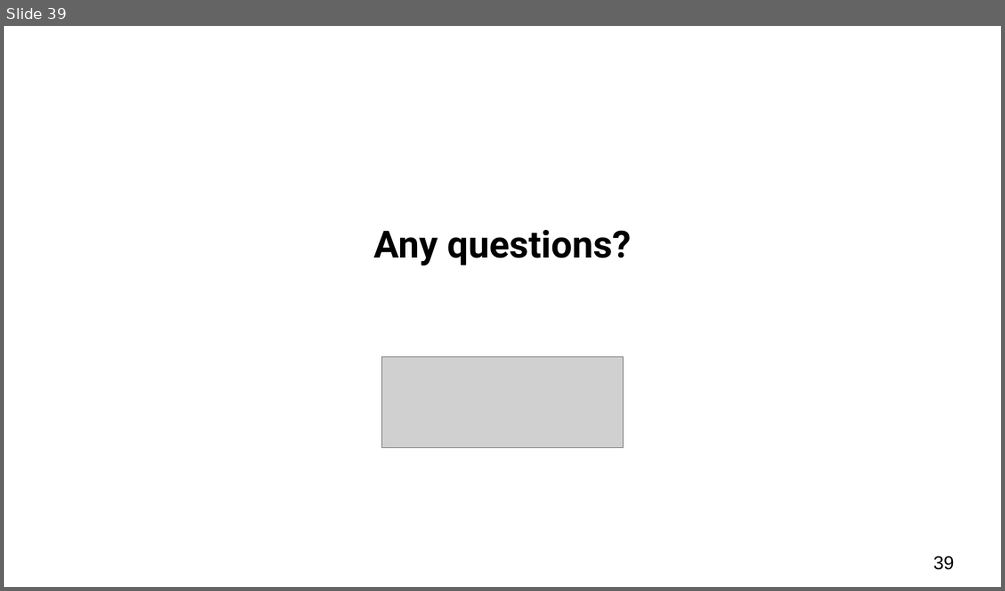
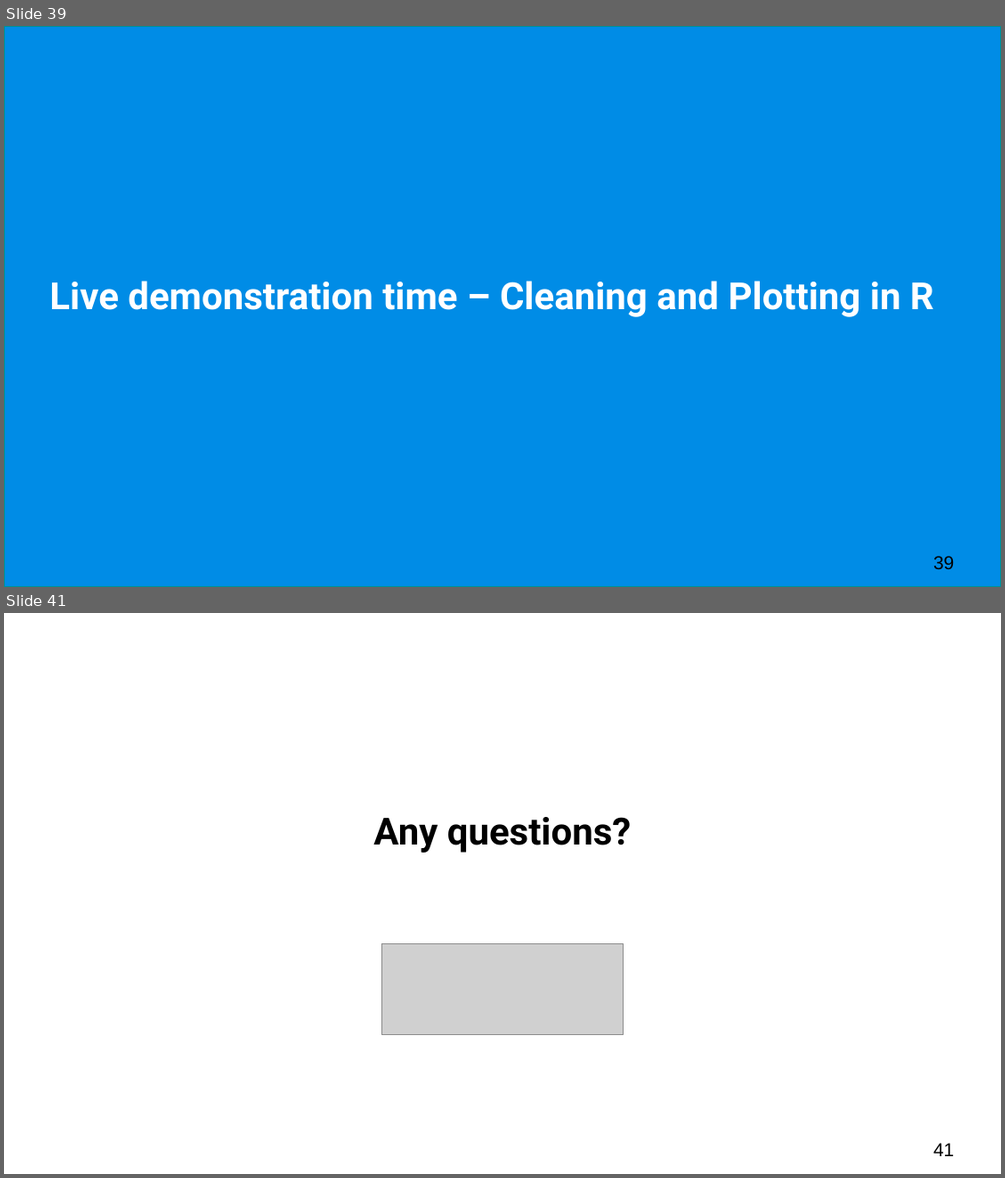
Before and after one commit to UCLPG-MSC-SGDS/POLS0008, a slide deck: Lecture_notes_ppts/POLS0008-2022-23 Week 3 Examining Data II.pptx. Shown one above the other, each under a label of ours: slide 39 before the commit, slides 39 and 41 after it; the slides between them are not shown. The pictures are 1005x591 and 1005x1178 pixels, drawn with LibreOffice and Linux fonts; fonts in the diff are those of the drawing; grey boxes stand for pictures. Boxes give left, top, right and bottom in pixels: in the first picture for what was removed or moved away, otherwise in the second. Text is boxed around its words. In the diff, an @@ line names an element or a change of style, - is before the commit and + after.

```diff
--- a/Lecture_notes_ppts/POLS0008-2022-23 Week 3 Examining Data II.pptx
+++ b/Lecture_notes_ppts/POLS0008-2022-23 Week 3 Examining Data II.pptx
@@ slide 39 added at box(4, 26, 1001, 587), background #FFFFFF @@
@@ rectangle added at box(4, 26, 1001, 587), fill #008CE6, outline #009193 1 pt @@
@@ title added at box(49, 281, 934, 317), 36 pt, text #FFFFFF, bold @@
+Live demonstration time – Cleaning and Plotting in R
@@ page number added at box(933, 556, 954, 569), 18 pt, text #000000 @@
+39
@@ what was slide 39 is now slide 41 @@
@@ page number at box(933, 1143, 954, 1156): text changed @@
-39
+41
```
Also in this commit, not shown: 8 slides changed, 1 other slide added, 6 other files.
